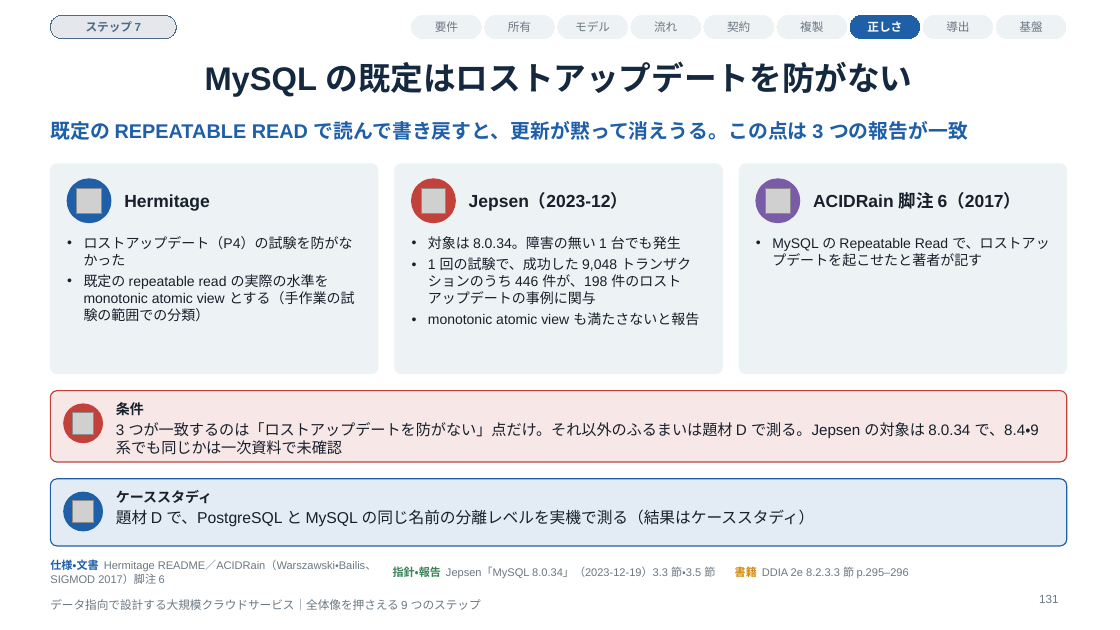
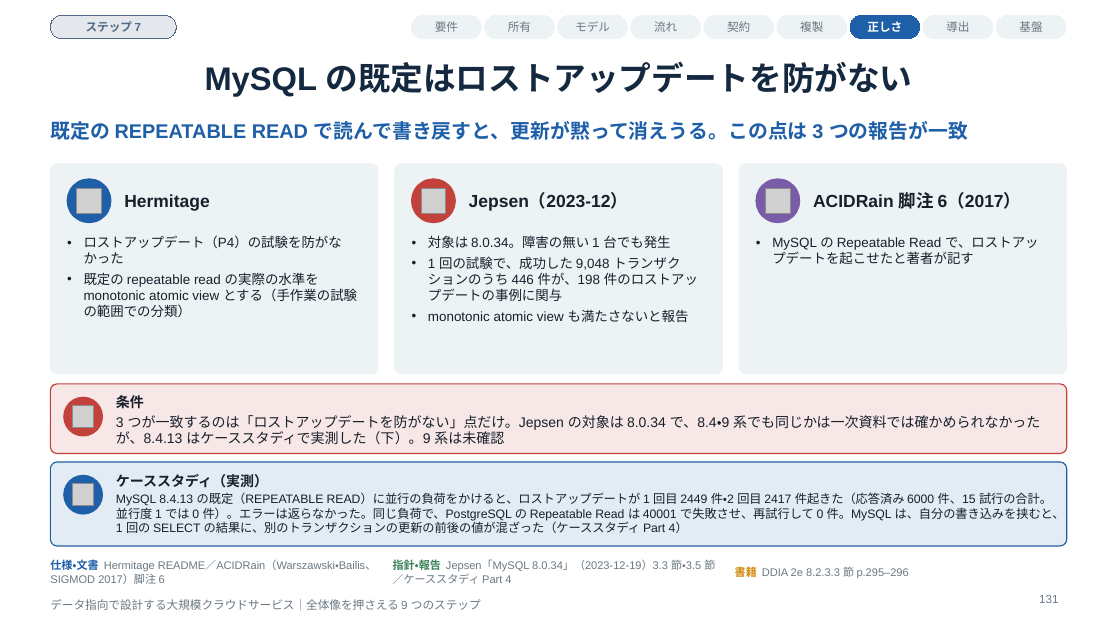
Before and after one commit to Takenori-Kusaka/data-intensive-design-guide, a slide deck: slide 131 of slides/data-intensive-design-guide.pptx. Drawn at 1120x630 pixels with LibreOffice and Linux fonts; fonts in the diff are those of the drawing; grey boxes stand for pictures. Boxes give left, top, right and bottom in pixels: in the first picture for what was removed or moved away, otherwise in the second. Text is boxed around its words. In the diff, an @@ line names an element or a change of style, - is before the commit and + after.

```diff
--- a/slides/data-intensive-design-guide.pptx
+++ b/slides/data-intensive-design-guide.pptx
@@ size 12 to 11.5 pt in 3 elements at <box>84,235,357,317</box>, <box>428,235,698,322</box>, <box>772,236,1039,264</box> @@
@@ rounded rectangle at <box>50,384,1067,454</box>: proportions changed @@
@@ 1 picture, 1 ellipse, 1 rounded rectangle, 1 text: place and size @@
-1 picture, 1 ellipse, 1 rounded rectangle, 1 text at <box>50,391,1067,462</box>
+1 picture, 1 ellipse, 1 rounded rectangle, 1 text at <box>50,384,1067,454</box>
@@ text at <box>116,415,1040,444</box>: text changed; size 13 to 12 pt @@
-3 つが一致するのは「ロストアップデートを防がない」点だけ。それ以外のふるまいは題材 D で測る。Jepsen の対象は 8.0.34 で、8.4・9 系でも同じかは一次資料で未確認
+3 つが一致するのは「ロストアップデートを防がない」点だけ。Jepsen の対象は 8.0.34 で、8.4・9 系でも同じかは一次資料では確かめられなかったが、8.4.13 はケーススタディで実測した（下）。9 系は未確認
@@ rounded rectangle at <box>50,462,1067,546</box>: proportions changed @@
@@ rounded rectangle: place and size @@
-rounded rectangle at <box>50,479,1067,546</box>
+rounded rectangle at <box>50,462,1067,546</box>
@@ ellipse: place and size @@
-ellipse at <box>64,492,103,531</box>
+ellipse at <box>64,476,103,514</box>
@@ text at <box>116,474,1065,533</box>: text changed; size 13.5 to 10.5 pt @@
-ケーススタディ
-題材 D で、PostgreSQL と MySQL の同じ名前の分離レベルを実機で測る（結果はケーススタディ）
+ケーススタディ（実測）
+MySQL 8.4.13 の既定（REPEATABLE READ）に並行の負荷をかけると、ロストアップデートが 1 回目 2449 件・2 回目 2417 件起きた（応答済み 6000 件、15 試行の合計。並行度 1 では 0 件）。エラーは返らなかった。同じ負荷で、PostgreSQL の Repeatable Read は 40001 で失敗させ、再試行して 0 件。MySQL は、自分の書き込みを挟むと、1 回の SELECT の結果に、別のトランザクションの更新の前後の値が混ざった（ケーススタディ Part 4）
@@ picture: place and size @@
-picture at <box>72,501,94,523</box>
+picture at <box>72,484,94,506</box>
@@ text at <box>393,559,715,584</box>: text changed @@
-指針・報告 Jepsen「MySQL 8.0.34」（2023-12-19）3.3 節・3.5 節
+指針・報告 Jepsen「MySQL 8.0.34」（2023-12-19）3.3 節・3.5 節／ケーススタディ Part 4
```
Also in this commit, not shown: 48 other slides changed, 54 other files.
